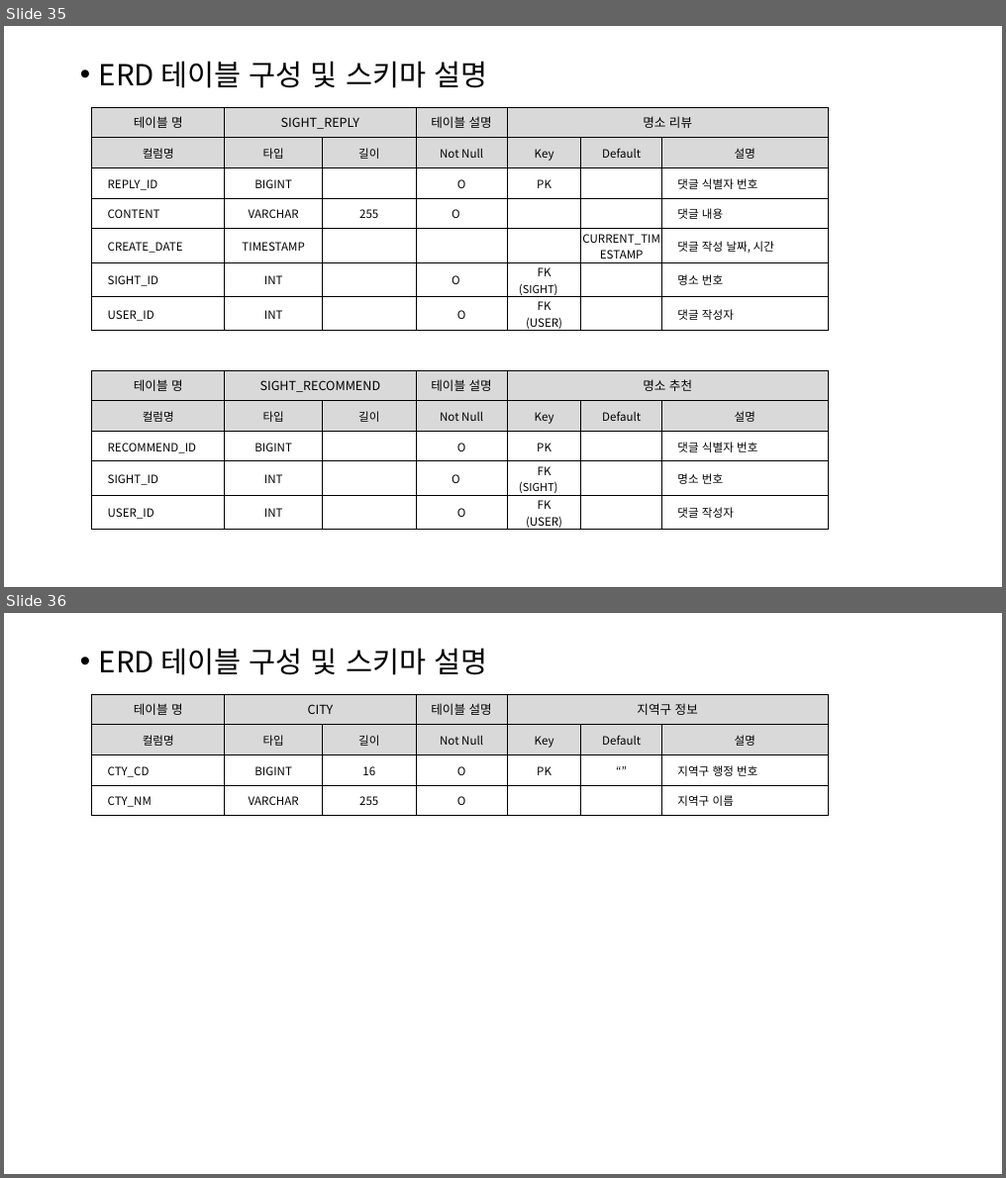
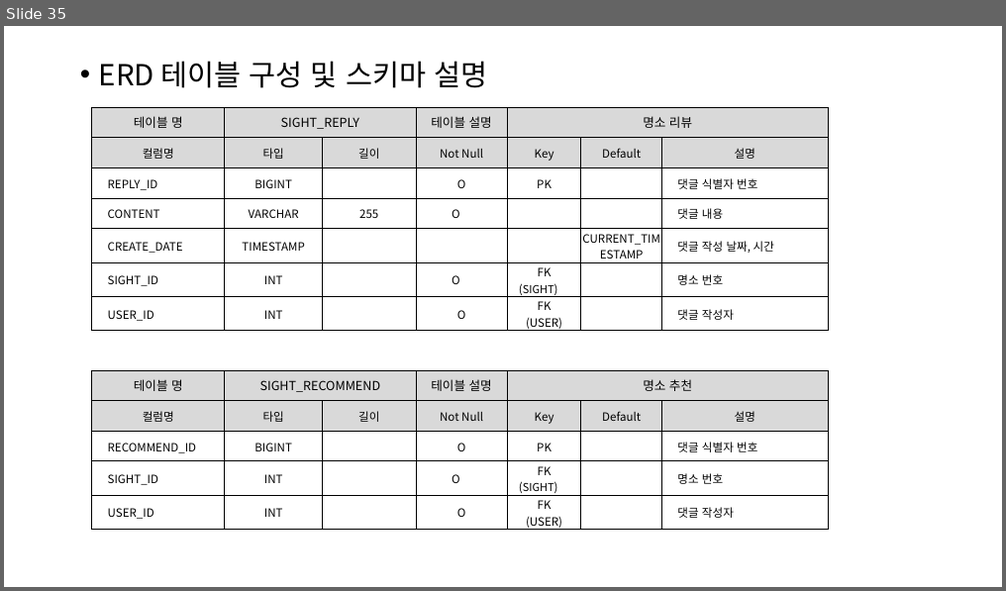
Before and after one commit to hahahahohohoho/mini_project, a slide deck: 빅데이터프로젝트계획서 (1).pptx. Shown one above the other, each under a label of ours: slides 35 and 36 before the commit, slide 35 after it. The pictures are 1006x1178 and 1006x591 pixels, drawn with LibreOffice and Linux fonts; fonts in the diff are those of the drawing. Boxes give left, top, right and bottom in pixels: in the first picture for what was removed or moved away, otherwise in the second. Text is boxed around its words. In the diff, an @@ line names an element or a change of style, - is before the commit and + after.

```diff
--- a/빅데이터프로젝트계획서 (1).pptx
+++ b/빅데이터프로젝트계획서 (1).pptx
@@ slide 36 removed at [4, 613, 1002, 1174], background #FFFFFF @@
@@ text removed at [99, 648, 487, 675] @@
-• ERD 테이블 구성 및 스키마 설명
@@ table removed at [91, 694, 829, 816], 4 rows, 7 columns @@
-테이블 명 | CITY |  | 테이블 설명 | 지역구 정보 |  | 
-컬럼명 | 타입 | 길이 | Not Null | Key | Default | 설명
-CTY_CD | BIGINT | 16 | O | PK | “” | 지역구 행정 번호
-CTY_NM | VARCHAR | 255 | O |  |  | 지역구 이름
```
Also in this commit, not shown: 1 slide changed, 7 other files.
